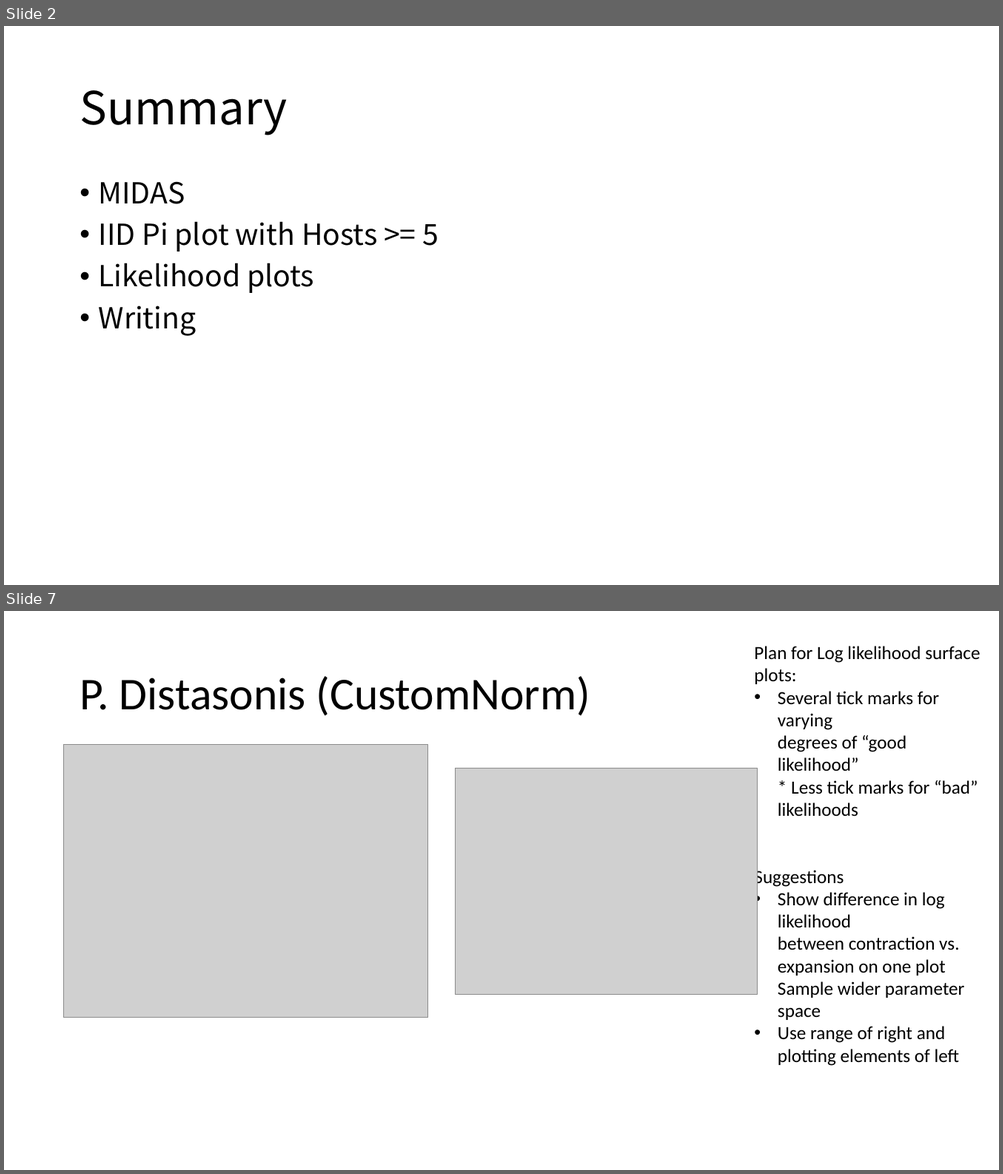
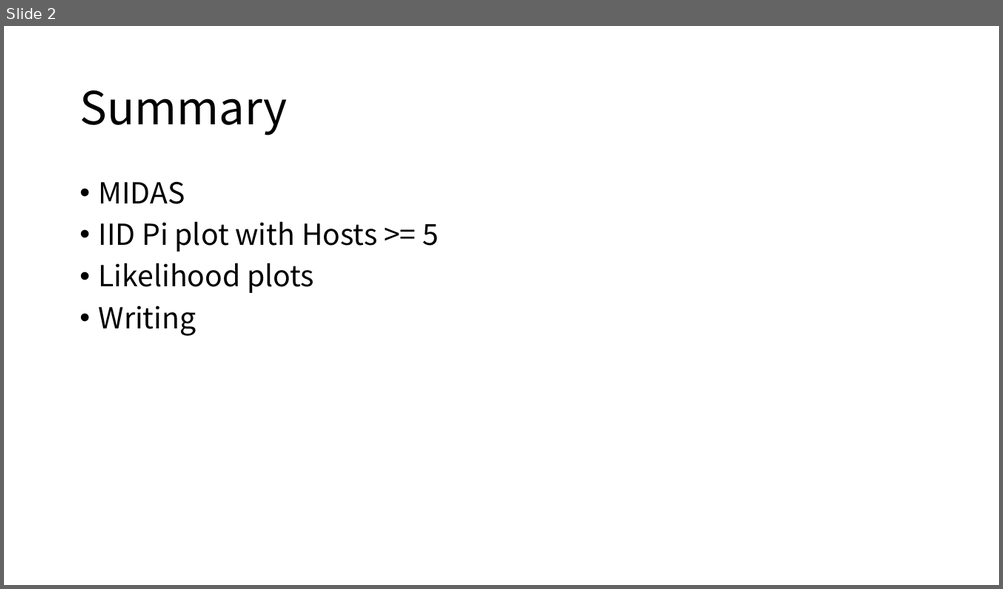
Before and after one commit to jon-mah/demo_for_ccgb, a slide deck: Summary/20220907_microbiome_demographic_slides.pptx. Shown one above the other, each under a label of ours: slides 2 and 7 before the commit, slide 2 after it; the slides between them are not shown. The pictures are 1003x1174 and 1003x589 pixels, drawn with LibreOffice and Linux fonts; fonts in the diff are those of the drawing; grey boxes stand for pictures. Boxes give left, top, right and bottom in pixels: in the first picture for what was removed or moved away, otherwise in the second. Text is boxed around its words. In the diff, an @@ line names an element or a change of style, - is before the commit and + after.

```diff
--- a/Summary/20220907_microbiome_demographic_slides.pptx
+++ b/Summary/20220907_microbiome_demographic_slides.pptx
@@ slide 7 removed at (4,611,999,1170), background #FFFFFF @@
@@ text removed at (754,646,979,1066) @@
-Plan for Log likelihood surface
-plots:
-• Several tick marks for varying
-  degrees of “good likelihood”
-  * Less tick marks for “bad”
-  likelihoods
-Suggestions
-• Show difference in log likelihood
-  between contraction vs. expansion on one plot
-  Sample wider parameter space
-• Use range of right and plotting elements of left
@@ title removed at (79,676,590,716) @@
-P. Distasonis (CustomNorm)
@@ picture removed at (64,744,428,1017) @@
@@ picture removed at (455,769,757,994) @@
```
Also in this commit, not shown: 5 other slides removed, 7 other files.
